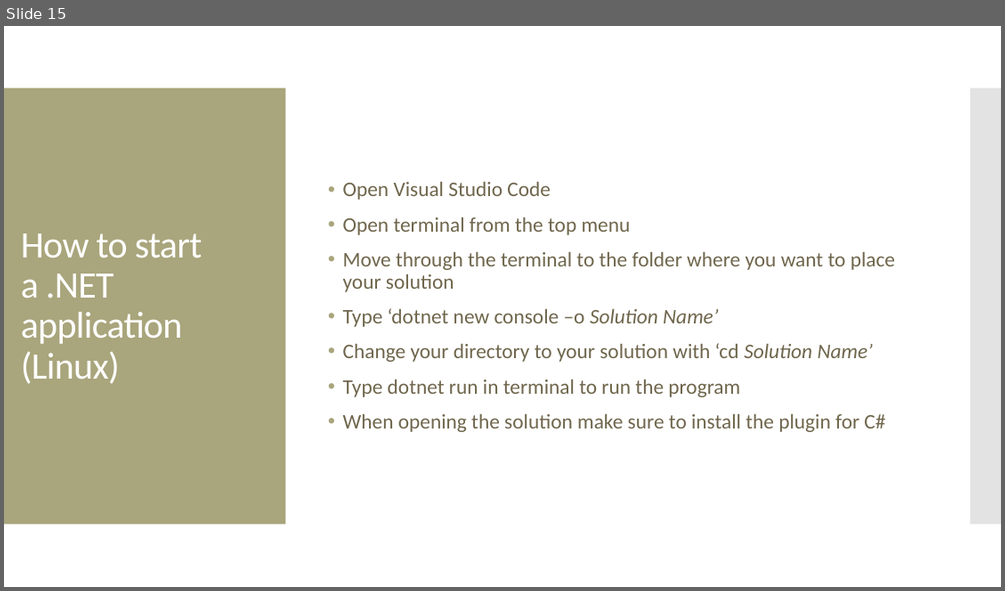
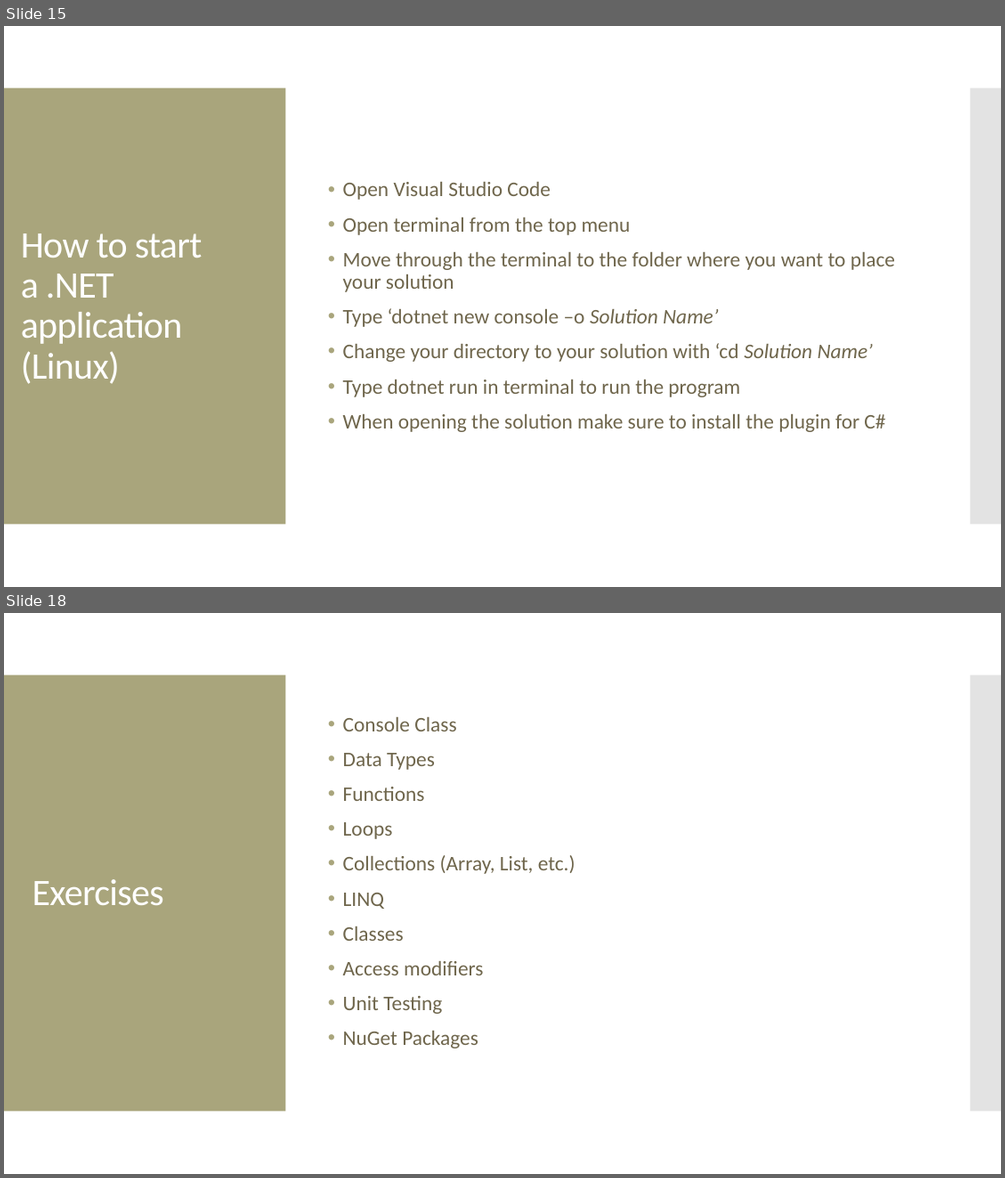
Before and after one commit to Manny-Apsel/.NET-C-Workshop, a slide deck: Presentation.pptx. Shown one above the other, each under a label of ours: slide 15 before the commit, slides 15 and 18 after it; the slides between them are not shown. The pictures are 1005x591 and 1005x1178 pixels, drawn with LibreOffice and Linux fonts; fonts in the diff are those of the drawing. Boxes give left, top, right and bottom in pixels: in the first picture for what was removed or moved away, otherwise in the second. Text is boxed around its words. In the diff, an @@ line names an element or a change of style, - is before the commit and + after.

Commit message:
finished slides for explaining C# & made outline of exercises I want to cover

```diff
--- a/Presentation.pptx
+++ b/Presentation.pptx
@@ slide 18 added at (x1=4, y1=613, x2=1001, y2=1174), background #FFFFFF; not listed: 2 template elements that a slide beside it also shows @@
@@ text added at (x1=343, y1=717, x2=575, y2=1048), 20 pt, text #6F664C @@
+• Console Class
+• Data Types
+• Functions
+• Loops
+• Collections (Array, List, etc.)
+• LINQ
+• Classes
+• Access modifiers
+• Unit Testing
+• NuGet Packages
@@ title added at (x1=32, y1=879, x2=164, y2=905), 36 pt, text #FFFFFF @@
+Exercises
```
Also in this commit, not shown: 2 other slides added, 1 slide removed.
